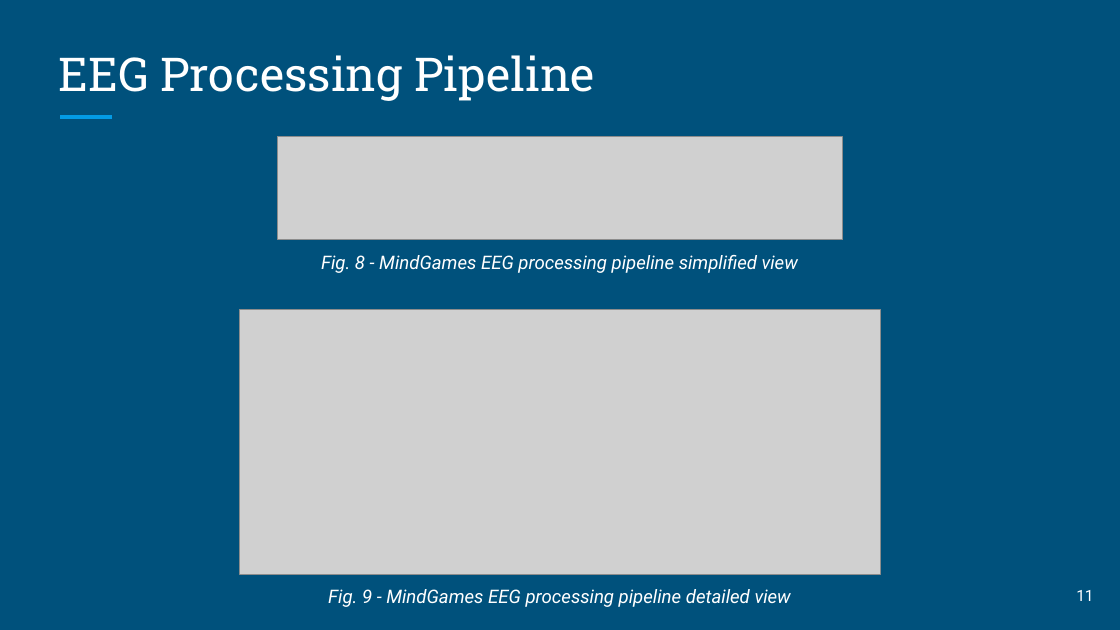
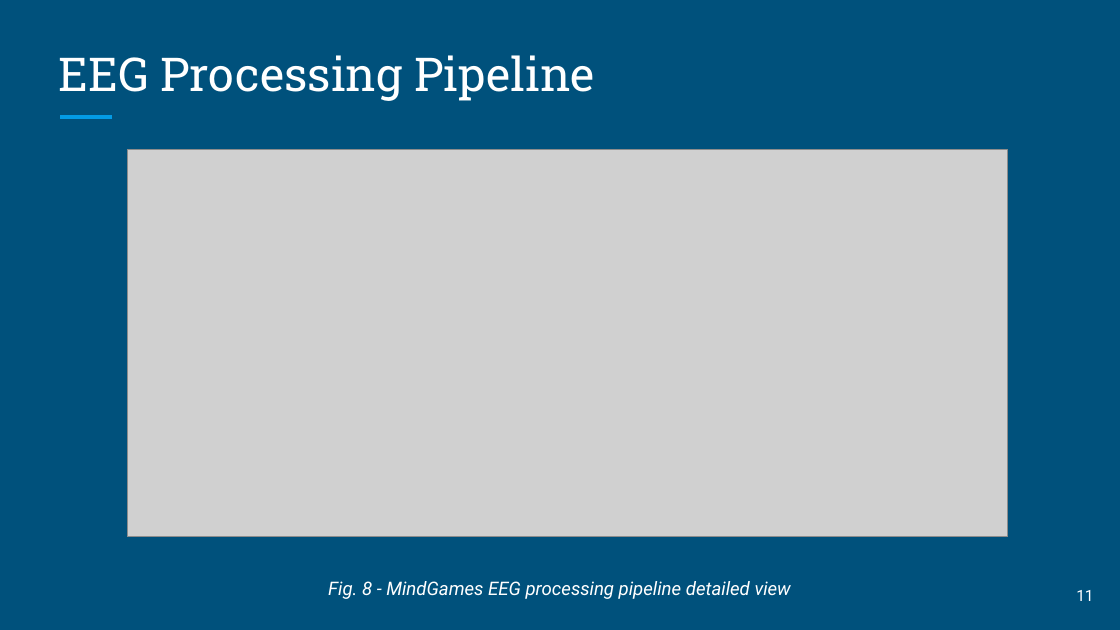
Before and after one commit to knotekbr/cs475_capstone, a slide deck: slide 11 of MindGames Final Presentation (1).pptx. Drawn at 1120x630 pixels with LibreOffice and Linux fonts; fonts in the diff are those of the drawing; grey boxes stand for pictures. Boxes give left, top, right and bottom in pixels: in the first picture for what was removed or moved away, otherwise in the second. Text is boxed around its words. In the diff, an @@ line names an element or a change of style, - is before the commit and + after.

```diff
--- a/MindGames Final Presentation (1).pptx
+++ b/MindGames Final Presentation (1).pptx
@@ picture removed at (278,137,843,240) @@
@@ picture: place and size @@
-picture at (240,309,880,573)
+picture at (127,150,1007,538)
@@ text removed at (321,255,798,273) @@
-Fig. 8 - MindGames EEG processing pipeline simplified view
@@ text at (328,581,791,599): text changed @@
-Fig. 9 - MindGames EEG processing pipeline detailed view
+Fig. 8 - MindGames EEG processing pipeline detailed view
```
Also in this commit, not shown: 6 other slides changed, 2 other files.
